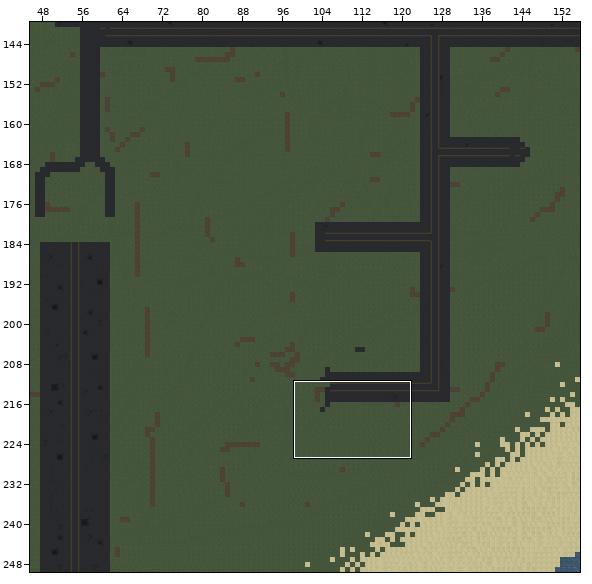
Tiled map: resources/locations/summer_island/summer_island_map.tmx. Above, an overview of the earlier version with the close-up marked.
Close-up. Before the commit:
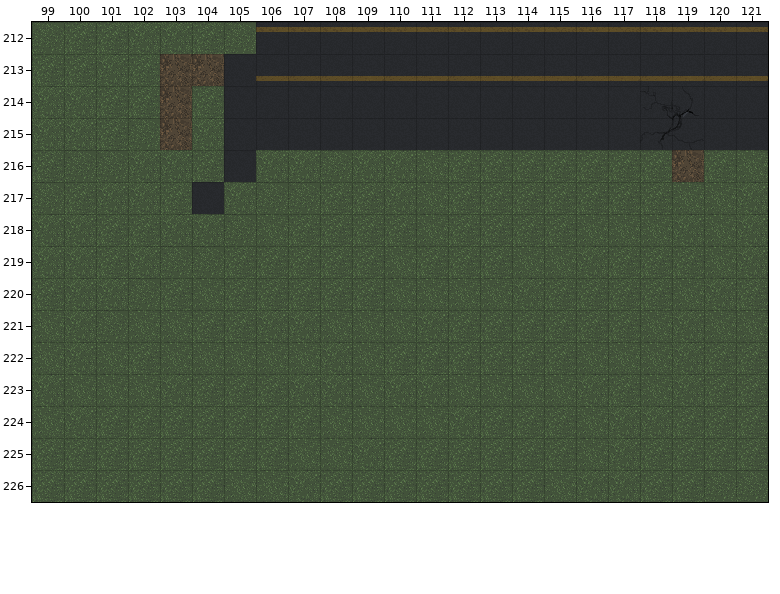
Cells are 32x32 px. Shown: x 99..121, y 212..226. The commit also changed other parts of the map, which this record leaves out.
The result:
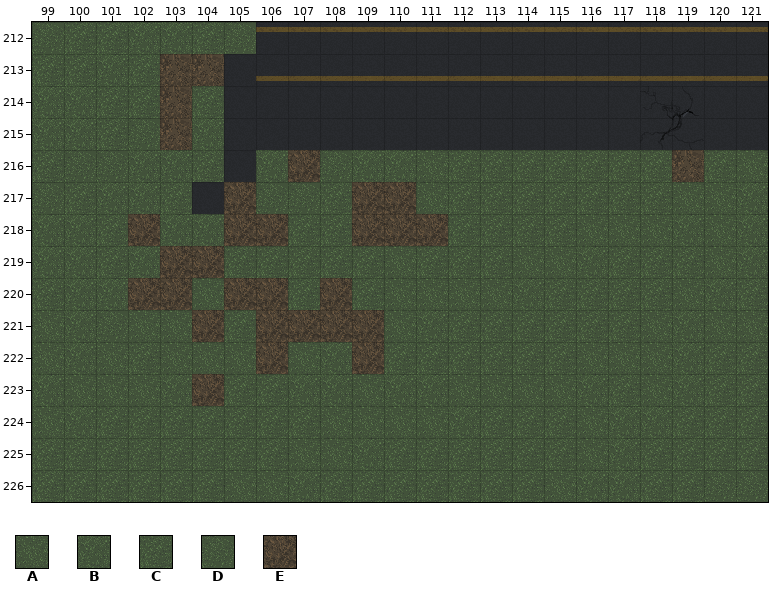
Key: from "Ground_as_tiles": A 190, B 191, C 235, D 236, E 878.
_ is an empty cell.
Edits made:
{"where": "layer \"Ground\""}
{"y":216,"x":107,"old":"B","new":"E"}
{"y":217,"x":105,"old":"B","new":"E"}
{"y":217,"x":109,"old":"CB","new":"EE"}
{"y":218,"x":102,"old":"C","new":"E"}
{"y":218,"x":105,"old":"DA","new":"EE"}
{"y":218,"x":109,"old":"CCA","new":"EEE"}
{"y":219,"x":103,"old":"DD","new":"EE"}
{"y":220,"x":102,"old":"DC","new":"EE"}
{"y":220,"x":105,"old":"CC","new":"EE"}
{"y":220,"x":108,"old":"C","new":"E"}
{"y":221,"x":104,"old":"C","new":"E"}
{"y":221,"x":106,"old":"BBAA","new":"EEEE"}
{"y":222,"x":106,"old":"A","new":"E"}
{"y":222,"x":109,"old":"A","new":"E"}
{"y":223,"x":104,"old":"C","new":"E"}
{"label":"changed","picture_box":[288,150,320,182]}
{"label":"changed","picture_box":[128,182,448,374]}
{"label":"changed","picture_box":[192,374,224,406]}
